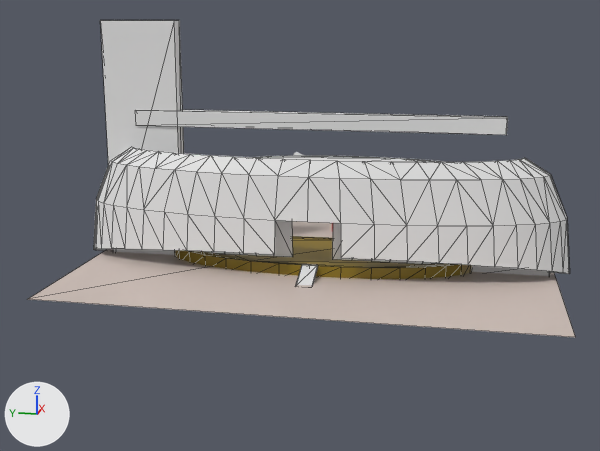
Two versions of the COLLADA model dae/theater.dae, one commit apart.
One viewpoint serves both versions: a 50 mm lens placed at (-112.5, -18.3, 30.8), pointed at (-1.4, 4.0, 3.1). Arrows for +X, +Y and +Z are at lower left; the lights stay in place. Mesh edges are drawn as thin lines on the coarser meshes. Where no turn or scale is listed for an object, it has been applied to the vertices.

Objects in the first picture: 'Cube', 'Cube_002', 'Torus_002', 'balcony', 'floor', 'stage'.
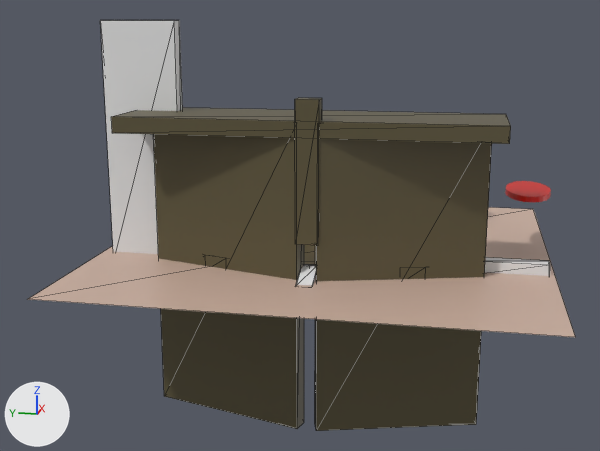
Where the change shows, as pixel boxes (x1, y1, x2, y2) in the pictures (600 x 451 px):
```json
{"object": "Torus_002", "change": "deleted", "before": [93, 147, 570, 274]}
{"object": "Cube_005", "change": "added", "after": [315, 139, 492, 431], "on screen": "brown"}
{"object": "Cube_003", "change": "added", "after": [153, 134, 304, 429], "on screen": "brown"}
{"object": "floor", "change": "recoloured", "before": [29, 207, 575, 337], "after": [29, 207, 575, 337], "on screen": "grey to beige"}
{"object": "Cube_002", "change": "recoloured, moved, rescaled", "before": [135, 110, 508, 135], "after": [111, 107, 511, 144], "on screen": "7% wider, 46% taller"}
{"object": "Cube_007", "change": "added", "after": [295, 98, 322, 245], "on screen": "brown"}
{"object": "stage", "change": "unchanged, covered by the edit", "before": [175, 236, 472, 279], "after": [304, 245, 315, 265]}
```

Scene script edits in JSON lines:
```json
{"op": "set", "path": "mat_material_003.base_color", "old": "(0.64, 0.537, 0.487)", "new": "(0.64, 0.459, 0.371)", "note": "light grey #d1c2b9 -> beige #d1b4a4"}
{"op": "add", "block": "mat_material_004", "code": ["mat_material_004 = principled_material('Material_004')", "mat_material_004.base_color = (0.103, 0.0856, 0.0403)  # brown #5a5339", "mat_material_004.roughness = 0.44"]}
{"block": "me_cube_003", "where": "me_cube_003.from_pydata(...)  # 8 vertices, 12 faces; spans x -1.0..1.0, y -1.0..1.0, z -1.0..1.0"}
{"op": "add", "block": "me_cube_003", "code": "me_cube_003.materials.append(mat_material_004)  # brown #5a5339"}
{"op": "add", "block": "me_cube_010", "code": ["me_cube_010 = bpy.data.meshes.new('Cube.010')", "me_cube_010.from_pydata(...)  # a box spanning x -1.0..1.0, y -1.4..1.4, z -8.7..8.7", "me_cube_010.materials.append(mat_material_004)  # brown #5a5339"]}
{"op": "add", "block": "me_cube_008", "code": ["me_cube_008 = bpy.data.meshes.new('Cube.008')", "me_cube_008.from_pydata([(-3.8, -9.8, -19.6), (-3.8, -9.8, 19.6), (1.9, 10.3, -19.6), (1.9, 10.3, 19.6), (-1.9, -10.3, -19.6), (-1.9, -10.3, 19.6), (3.8, 9.8, -19.6), (3.8, 9.8, 19.6)], [], [(1, 2, 0), (3, 6, 2), (7, 4, 6), (5, 0, 4), (6, 0, 2), (3, 5, 7), (1, 3, 2), (3, 7, 6), (7, 5, 4), (5, 1, 0), (6, 4, 0), (3, 1, 5)])", "me_cube_008.materials.append(mat_material_004)  # brown #5a5339"]}
{"op": "add", "block": "me_cube_009", "code": ["me_cube_009 = bpy.data.meshes.new('Cube.009')", "me_cube_009.from_pydata([(1.9, -10.3, -19.6), (1.9, -10.3, 19.6), (-3.8, 9.8, -19.6), (-3.8, 9.8, 19.6), (3.8, -9.8, -19.6), (3.8, -9.8, 19.6), (-1.9, 10.3, -19.6), (-1.9, 10.3, 19.6)], [], [(1, 2, 0), (3, 6, 2), (7, 4, 6), (5, 0, 4), (6, 0, 2), (3, 5, 7), (1, 3, 2), (3, 7, 6), (7, 5, 4), (5, 1, 0), (6, 4, 0), (3, 1, 5)])", "me_cube_009.materials.append(mat_material_004)  # brown #5a5339"]}
{"op": "set", "path": "ob_cube_002.location", "old": "(-8.2, 0.6, 18.5)", "new": "(-10.7, 0.6, 18.5)"}
{"op": "set", "path": "ob_cube_002.scale", "old": "(1.0, 23.7, 1.0)", "new": "(6.23, 23.7, 1.0)"}
{"op": "remove", "block": "ob_torus_002", "code": ["ob_torus_002 = bpy.data.objects.new('Torus_002', me_torus_002)", "ob_torus_002.location = (-8.0, 0.0, 0.0)"]}
{"op": "add", "block": "ob_cube_007", "code": ["ob_cube_007 = bpy.data.objects.new('Cube_007', me_cube_010)", "ob_cube_007.location = (-16.0, 0.0, 13.3)"]}
{"op": "add", "block": "ob_cube_003", "code": ["ob_cube_003 = bpy.data.objects.new('Cube_003', me_cube_008)", "ob_cube_003.location = (-13.0, 11.0, -0.3)"]}
{"op": "add", "block": "ob_cube_005", "code": ["ob_cube_005 = bpy.data.objects.new('Cube_005', me_cube_009)", "ob_cube_005.location = (-13.0, -11.0, -0.3)"]}
```
